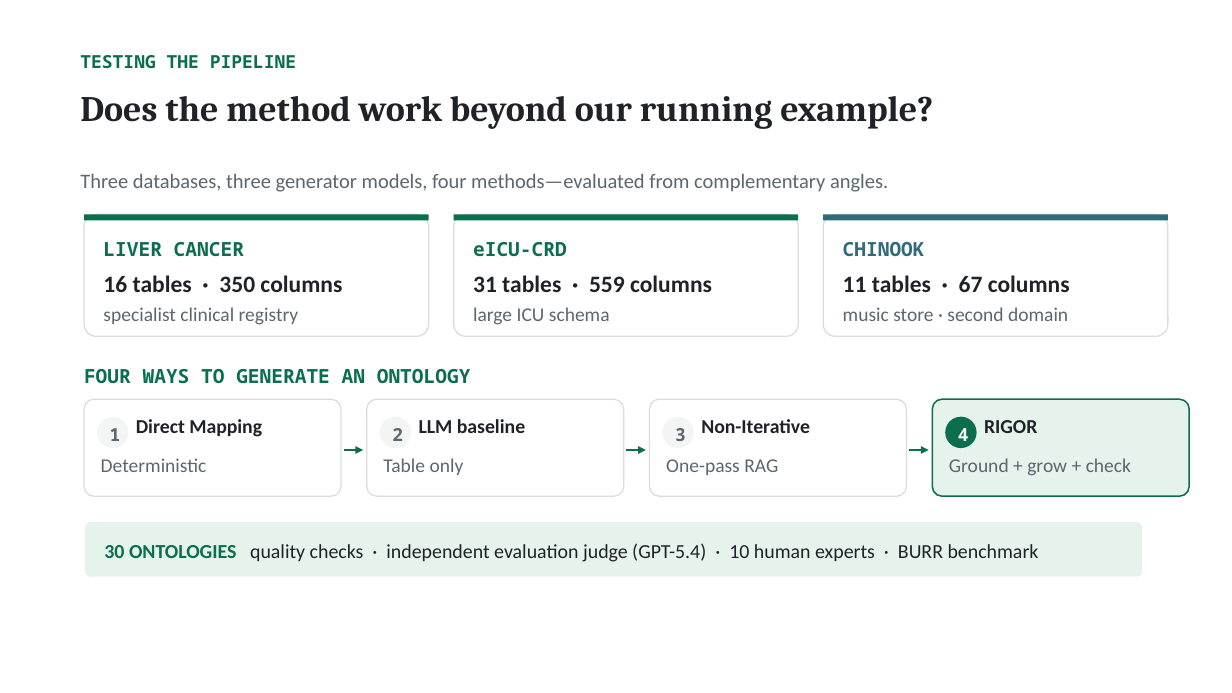
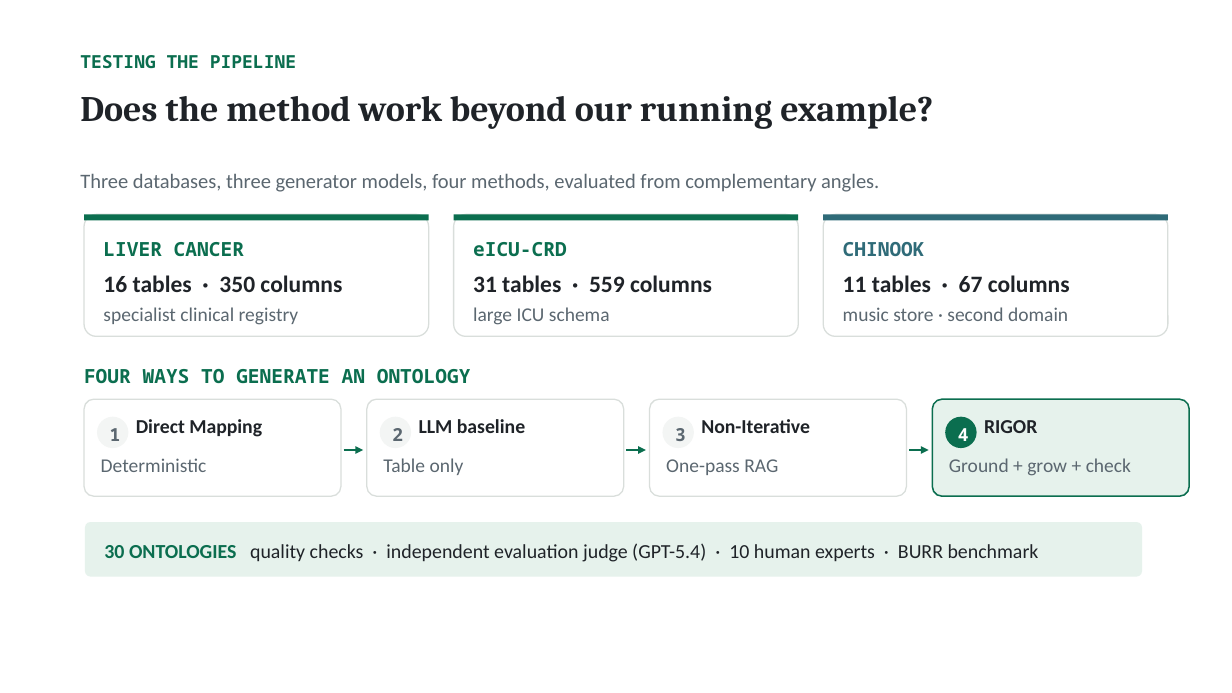
Before and after one commit to NadeenAhmad/rigor_private, a slide deck: slide 18 of presentation/RIGOR_ISWC2026.pptx. Drawn at 1232x693 pixels with LibreOffice and Linux fonts; fonts in the diff are those of the drawing. Boxes give left, top, right and bottom in pixels: in the first picture for what was removed or moved away, otherwise in the second. Text is boxed around its words. In the diff, an @@ line names an element or a change of style, - is before the commit and + after.

```diff
--- a/presentation/RIGOR_ISWC2026.pptx
+++ b/presentation/RIGOR_ISWC2026.pptx
@@ text at [80, 173, 879, 192]: text changed @@
-Three databases, three generator models, four methods—evaluated from complementary angles.
+Three databases, three generator models, four methods, evaluated from complementary angles.
```
Also in this commit, not shown: 6 other slides changed, 12 other files.
